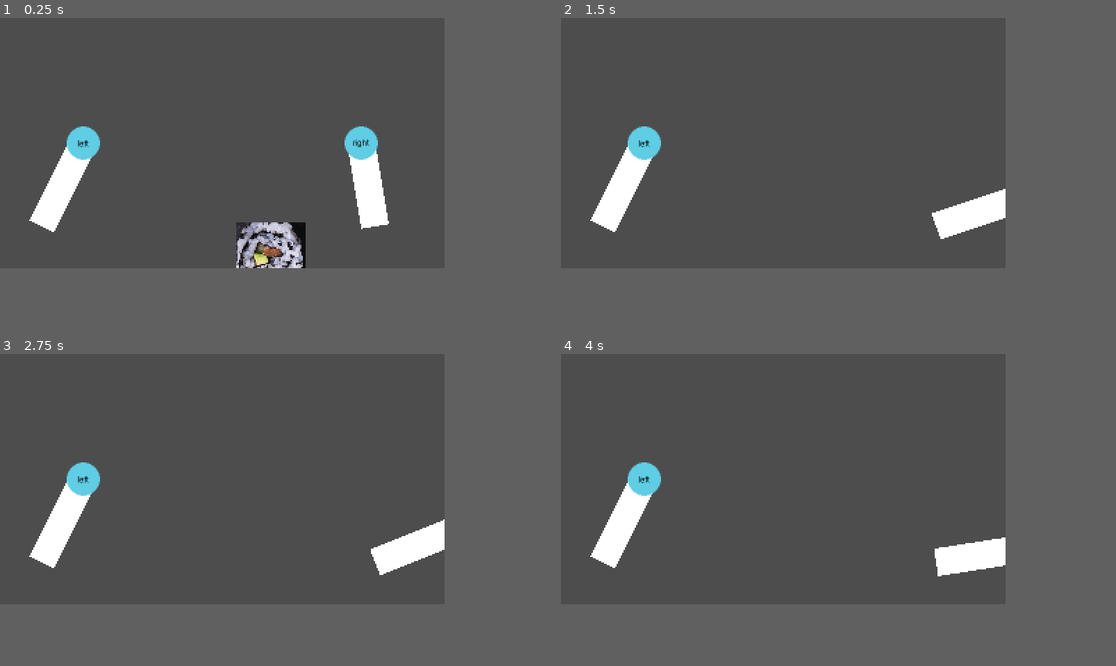
Above: before the commit, frames 1-4 (two rows, left to right).
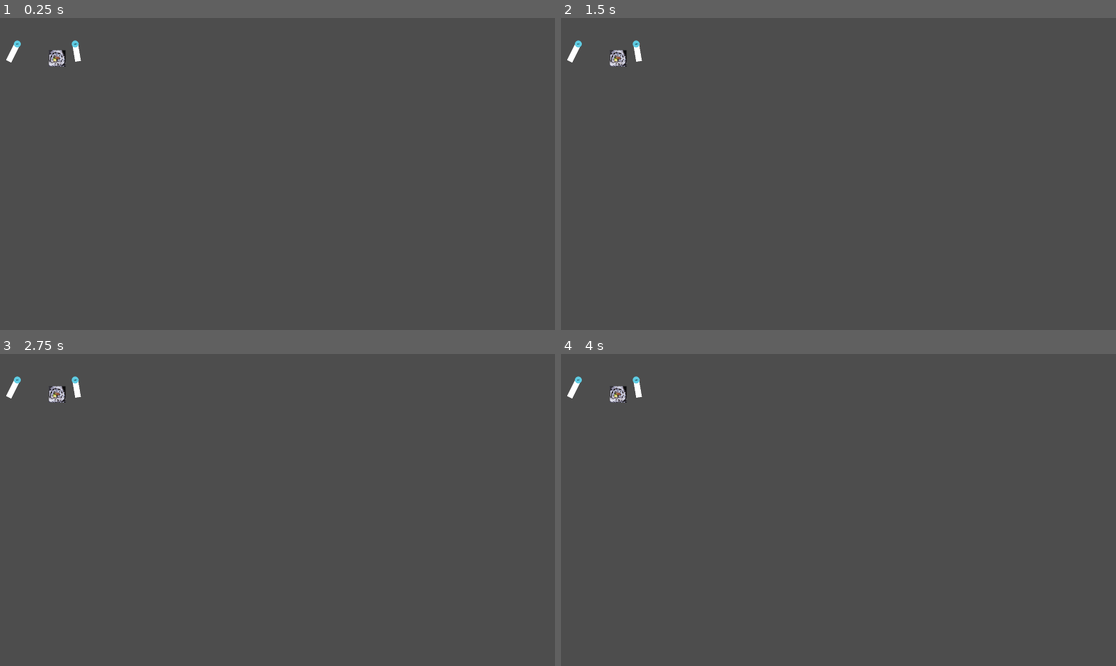
Above: after the commit, the same moments.

Repository: jrattur/GGJ-2024-RoughLaugh
Game: Godot game, scene res://Meka/POV_Prototype.tscn
The game is run twice, just before and just after one commit, with the same random seed, the same clock (stepped at 60 frames per second) and the same inputs.
Inputs:
- Up to frame 1 (0.25 s): no input
- Up to frame 2 (1.5 s): tap Enter (ui_accept) at 0.5, 0.77 s; hold Right (ui_right) from 0.53 s (still down)
- Up to frame 3 (2.75 s): tap Enter (ui_accept) at 1.52 s; release Right (ui_right) at 2.03 s; hold Left (ui_left) from 2.03 s (still down)
- Up to frame 4 (4 s): release Left (ui_left) at 2.78 s; hold Right (ui_right) from 2.78 s (still down); tap Enter (ui_accept) at 3.02, 3.77 s
In our replay, the window is 640x360 before the commit and 799x449 after it. These sizes can differ from the game's own. Grey fills any space a smaller window leaves; there, only what the larger window draws over its background counts as a difference.

The runs differ from the first frame. In frame 1, 5.4% of the frame differs, in the area x 1-71%, y 7-81%; in frame 2, 3.2%; in frame 3, 3.3%; in frame 4, 3.2%.

Commit message:
Created chopstick prefab

Diff:
--- /dev/null
+++ b/GGJ-2024-RoughLaugh/GameScenes/Level1/Level1.tscn
@@ -0,0 +1,3 @@
+[gd_scene format=3 uid="uid://dcamctukbb2nv"]
+
+[node name="Level1" type="Node2D"]
--- /dev/null
+++ b/GGJ-2024-RoughLaugh/GameScenes/Prefabs/StickProjector.gd
@@ -0,0 +1,27 @@
+extends Node2D
+
+var leftHead : Node2D
+var rightHead : Node2D
+
+func _ready():
+	leftHead = $LeftChopstickHead
+	rightHead = $RightChopstickHead
+
+func _process(delta):
+	queue_redraw()# Ensure that _draw() is called on every frame
+
+func _draw():
+	var leftHeadCenter = (leftHead.global_position)
+	var rightHeadCenter = (rightHead.global_position)
+
+	var p1 = Vector2(120, 900)
+	var p2 = Vector2(1800, 900)
+
+	print(leftHeadCenter)
+	print(rightHeadCenter)
+	draw_line(leftHeadCenter, p1, Color(1, 1, 1), 20)
+	draw_line(rightHeadCenter, p2, Color(1, 1, 1), 20)
+#
+#
+#func update_line(point1, point2):
+	#draw_line(point1, point2, Color(1, 1, 1), 5)
--- /dev/null
+++ b/GGJ-2024-RoughLaugh/GameScenes/Prefabs/StickProjector.tscn
@@ -0,0 +1,39 @@
+[gd_scene load_steps=8 format=3 uid="uid://6glg2m67852o"]
+
+[ext_resource type="Script" path="res://GameScenes/Prefabs/StickProjector.gd" id="1_toxxn"]
+[ext_resource type="Script" path="res://Meka/LeftChopstickHead.gd" id="2_dv1p2"]
+[ext_resource type="Texture2D" uid="uid://dwsl13a4hsfll" path="res://sprites/left-chopstick.png" id="3_m7tu8"]
+[ext_resource type="Script" path="res://Meka/RightChopstickHead.gd" id="4_s525r"]
+[ext_resource type="Texture2D" uid="uid://bj6yy5soq51ed" path="res://sprites/right-chopstick.png" id="5_fwboy"]
+
+[sub_resource type="CircleShape2D" id="CircleShape2D_02ojd"]
+
+[sub_resource type="CircleShape2D" id="CircleShape2D_ij4qu"]
+
+[node name="StickProjector" type="Node2D"]
+script = ExtResource("1_toxxn")
+
+[node name="LeftChopstickHead" type="CharacterBody2D" parent="."]
+position = Vector2(100, 122)
+script = ExtResource("2_dv1p2")
+
+[node name="LeftChopstickSprite" type="Sprite2D" parent="LeftChopstickHead"]
+position = Vector2(2.08165e-12, 2.08165e-12)
+scale = Vector2(0.5, 0.5)
+texture = ExtResource("3_m7tu8")
+
+[node name="CollisionShape2D" type="CollisionShape2D" parent="LeftChopstickHead"]
+scale = Vector2(1.2, 1.2)
+shape = SubResource("CircleShape2D_02ojd")
+
+[node name="RightChopstickHead" type="CharacterBody2D" parent="."]
+position = Vector2(1790, 121)
+script = ExtResource("4_s525r")
+
+[node name="RightChopstickSprite" type="Sprite2D" parent="RightChopstickHead"]
+scale = Vector2(0.5, 0.5)
+texture = ExtResource("5_fwboy")
+
+[node name="CollisionShape2D" type="CollisionShape2D" parent="RightChopstickHead"]
+scale = Vector2(1.2, 1.2)
+shape = SubResource("CircleShape2D_ij4qu")
--- a/GGJ-2024-RoughLaugh/Meka/LeftChopstickHead.gd
+++ b/GGJ-2024-RoughLaugh/Meka/LeftChopstickHead.gd
@@ -1,21 +1,28 @@
 extends CharacterBody2D
 
-var speed = 200
+var SPEED = 200
 
 func _physics_process(delta):
-	velocity.x = 0
-	velocity.y = 0
 
-	if Input.is_key_pressed(KEY_A):
-		velocity.x -= 1
-	if Input.is_key_pressed(KEY_D):
-		velocity.x += 1
-	if Input.is_key_pressed(KEY_W):
-		velocity.y -= 1
-	if Input.is_key_pressed(KEY_S):
-		velocity.y += 1
+	#var velocity = Vector2() # The character's movement vector.
 
-	velocity = velocity.normalized() * speed
+	# Check for input and adjust the velocity accordingly.
+	if Input.is_action_pressed("l_move_right"):
+		velocity.x += 1000
+	if Input.is_action_pressed("l_move_left"):
+		velocity.x -= 1000
+	if Input.is_action_pressed("l_move_down"):
+		velocity.y += 1000
+	if Input.is_action_pressed("l_move_up"):
+		velocity.y -= 1000
+
+	# Normalize the velocity to ensure consistent movement speed in all directions.
+	velocity = velocity.normalized() * SPEED
 
 
+	if Input.is_anything_pressed()==false:
+		velocity = Vector2.ZERO
+
+
+	# Move the character.
 	move_and_slide()
--- a/GGJ-2024-RoughLaugh/Meka/POV_Prototype.tscn
+++ b/GGJ-2024-RoughLaugh/Meka/POV_Prototype.tscn
@@ -17,7 +17,6 @@
 
 [node name="CharacterBody2D" parent="." instance=ExtResource("6_ys7eg")]
 position = Vector2(196, 137)
-motion_mode = 1
 
 [node name="CharacterBody2D2" type="CharacterBody2D" parent="."]
 
--- a/GGJ-2024-RoughLaugh/Meka/RightChopstickHead.gd
+++ b/GGJ-2024-RoughLaugh/Meka/RightChopstickHead.gd
@@ -1,21 +1,27 @@
 extends CharacterBody2D
 
 
-var speed = 200  # Adjust the speed as needed
+var SPEED = 200  # Adjust the speed as needed
 
 func _physics_process(delta):
-	velocity.x = 0
-	velocity.y = 0
 
-	if Input.is_key_pressed(KEY_LEFT):
-		velocity.x -= 1
-	if Input.is_key_pressed(KEY_RIGHT):
-		velocity.x += 1
-	if Input.is_key_pressed(KEY_UP):
-		velocity.y -= 1
-	if Input.is_key_pressed(KEY_DOWN):
-		velocity.y += 1
+	#var velocity = Vector2() # The character's movement vector.
 
-	velocity = velocity.normalized() * speed
+	# Check for input and adjust the velocity accordingly.
+	if Input.is_action_pressed("r_move_right"):
+		velocity.x += 1000
+	if Input.is_action_pressed("r_move_left"):
+		velocity.x -= 1000
+	if Input.is_action_pressed("r_move_down"):
+		velocity.y += 1000
+	if Input.is_action_pressed("r_move_up"):
+		velocity.y -= 1000
 
+	# Normalize the velocity to ensure consistent movement speed in all directions.
+	velocity = velocity.normalized() * SPEED
+
+	if Input.is_anything_pressed()==false:
+		velocity = Vector2.ZERO
+
+	# Move the character.
 	move_and_slide()
--- a/GGJ-2024-RoughLaugh/Player/sushi.tscn
+++ b/GGJ-2024-RoughLaugh/Player/sushi.tscn
@@ -1,19 +1,23 @@
 [gd_scene load_steps=4 format=3 uid="uid://bxw886swyr5id"]
 
 [ext_resource type="Texture2D" uid="uid://dclq56mtjjlea" path="res://sprites/sushi1.png" id="1_bjxbw"]
-[ext_resource type="Script" path="res://Player/sushi.gd" id="1_ckao6"]
 
-[sub_resource type="RectangleShape2D" id="RectangleShape2D_fm63c"]
-size = Vector2(55.875, 48)
+[sub_resource type="PhysicsMaterial" id="PhysicsMaterial_0f4y3"]
 
-[node name="CharacterBody2D" type="CharacterBody2D"]
-script = ExtResource("1_ckao6")
+[sub_resource type="RectangleShape2D" id="RectangleShape2D_y2wk7"]
+size = Vector2(62, 63)
+
+[node name="RigidBody2D" type="RigidBody2D"]
+collision_layer = 4
+collision_mask = 7
+physics_material_override = SubResource("PhysicsMaterial_0f4y3")
+gravity_scale = 0.0
 
 [node name="CollisionShape2D" type="CollisionShape2D" parent="."]
-position = Vector2(0.0625, 0)
-shape = SubResource("RectangleShape2D_fm63c")
+position = Vector2(1, 2.5)
+shape = SubResource("RectangleShape2D_y2wk7")
 
-[node name="Sprite2D" type="Sprite2D" parent="."]
-position = Vector2(-1, 0)
-scale = Vector2(0.279006, 0.276398)
+[node name="Sushi1" type="Sprite2D" parent="."]
+position = Vector2(2, 3)
+scale = Vector2(0.31768, 0.357143)
 texture = ExtResource("1_bjxbw")
--- a/GGJ-2024-RoughLaugh/project.godot
+++ b/GGJ-2024-RoughLaugh/project.godot
@@ -14,11 +14,16 @@
 run/main_scene="res://Meka/POV_Prototype.tscn"
 config/features=PackedStringArray("4.2", "Mobile")
 config/icon="res://icon.svg"
+"<<<<<<<HEAD[display]window/size/viewport_width"=320
+window/size/viewport_height=180
+window/size/mode=2
+window/energy_saving/keep_screen_on.editor=true
+window/stretch/mode="viewport"
 
 [display]
 
-window/size/viewport_width=320
-window/size/viewport_height=180
+window/size/viewport_width=1920
+window/size/viewport_height=1080
 window/size/mode=2
 window/energy_saving/keep_screen_on.editor=true
 window/stretch/mode="viewport"
Not shown, added: GGJ-2024-RoughLaugh/GameScenes/Prefabs/Sti24F5.tmp
